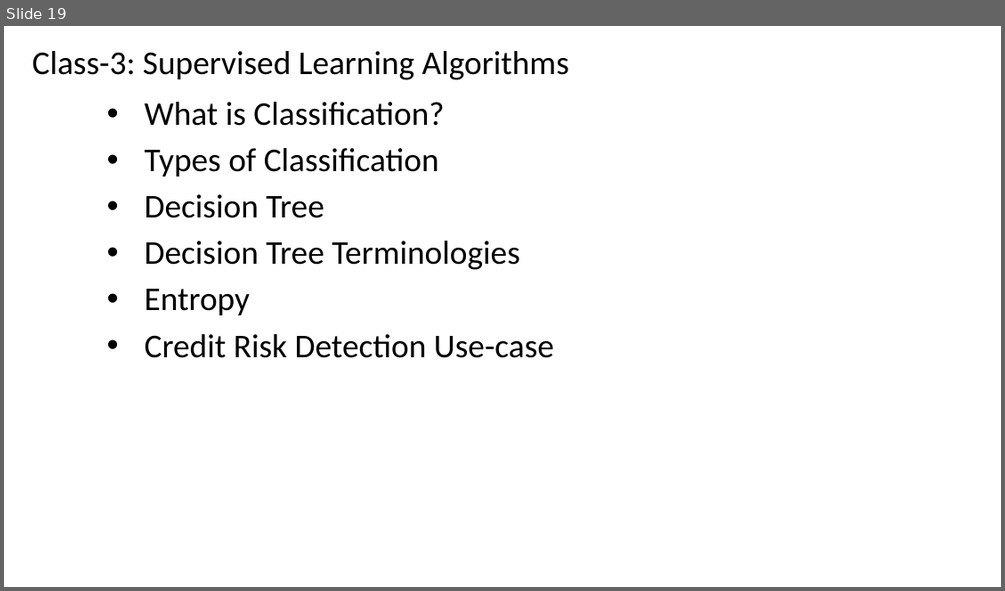
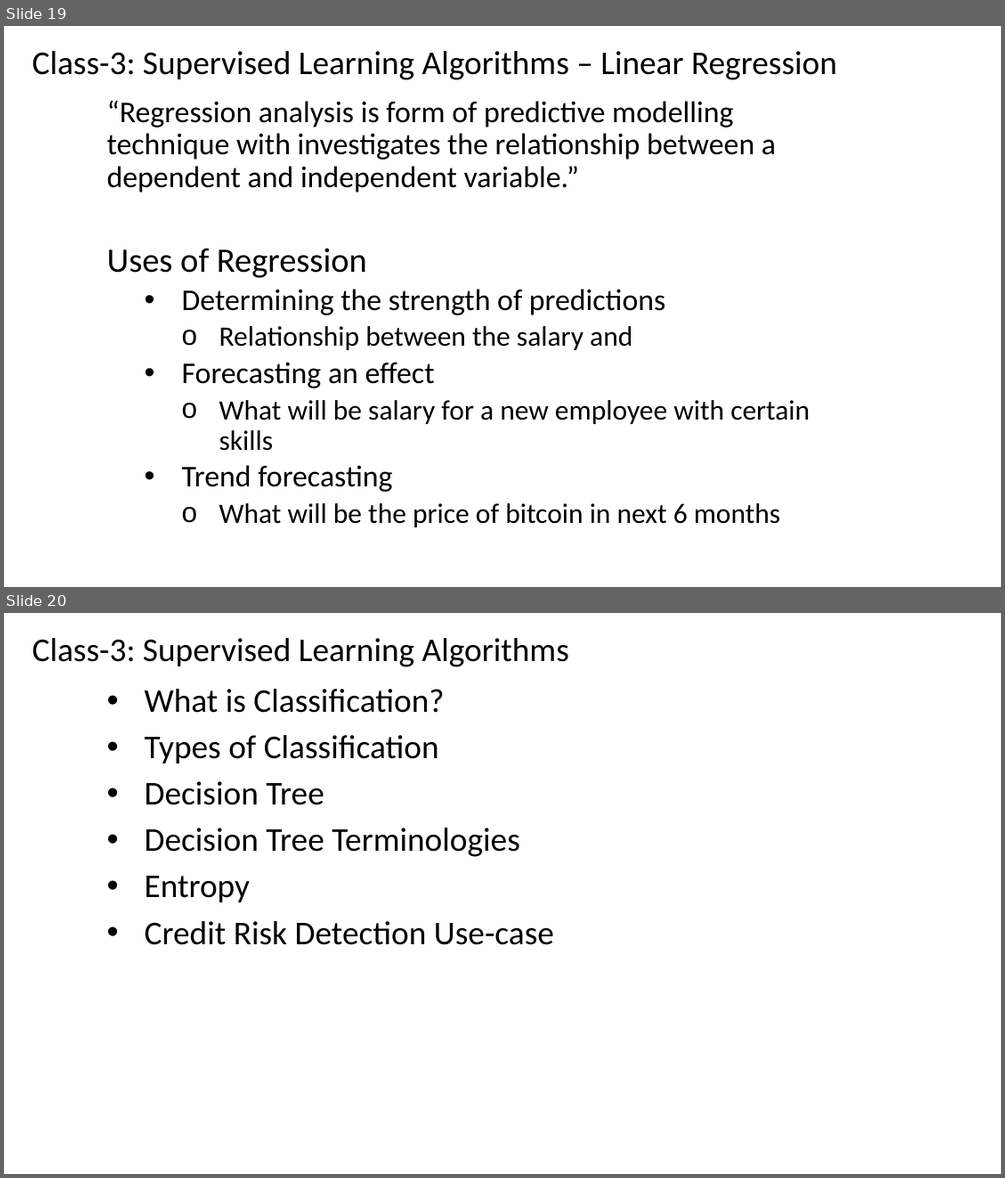
Before and after one commit to renshan2/accesspy, a slide deck: AI-ML-DL/Machine Learning.pptx. Shown one above the other, each under a label of ours: slide 19 before the commit, slides 19 and 20 after it. The pictures are 1005x591 and 1005x1178 pixels, drawn with LibreOffice and Linux fonts; fonts in the diff are those of the drawing. Boxes give left, top, right and bottom in pixels: in the first picture for what was removed or moved away, otherwise in the second. Text is boxed around its words. In the diff, an @@ line names an element or a change of style, - is before the commit and + after.

```diff
--- a/AI-ML-DL/Machine Learning.pptx
+++ b/AI-ML-DL/Machine Learning.pptx
@@ slide 19 added at (4, 26, 1001, 587), background #FFFFFF @@
@@ text added at (32, 51, 837, 80), 32 pt, text #000000 @@
+Class-3: Supervised Learning Algorithms – Linear Regression
@@ subtitle added at (107, 100, 809, 527), 29 pt, text #000000 @@
+“Regression analysis is form of predictive modelling technique with investigates the relationship between a dependent and independent variable.”
+Uses of Regression
+  • Determining the strength of predictions
+    o Relationship between the salary and
+  • Forecasting an effect
+    o What will be salary for a new employee with certain skills
+  • Trend forecasting
+    o What will be the price of bitcoin in next 6 months
@@ what was slide 19 is now slide 20 @@
```
Also in this commit, not shown: 2 slides changed.
